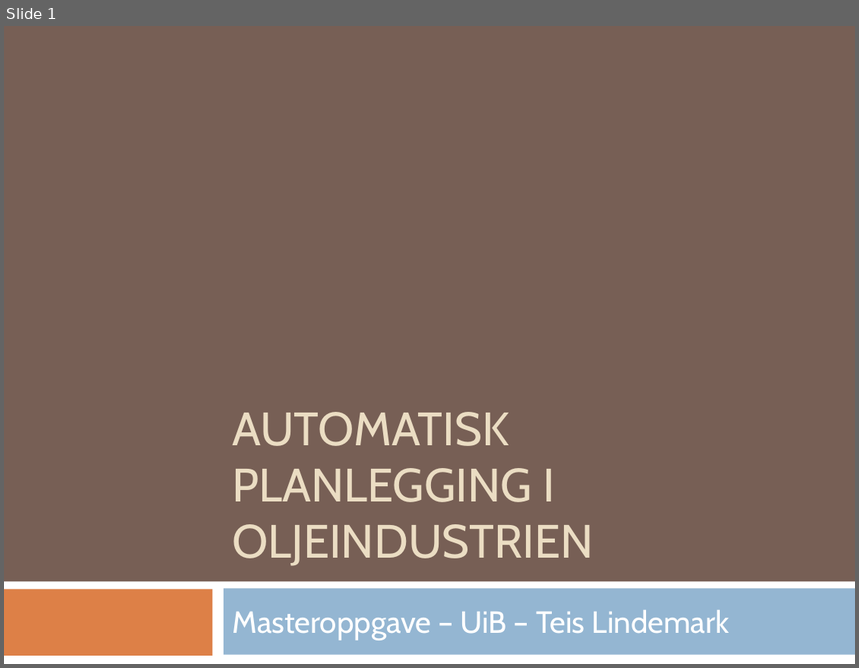
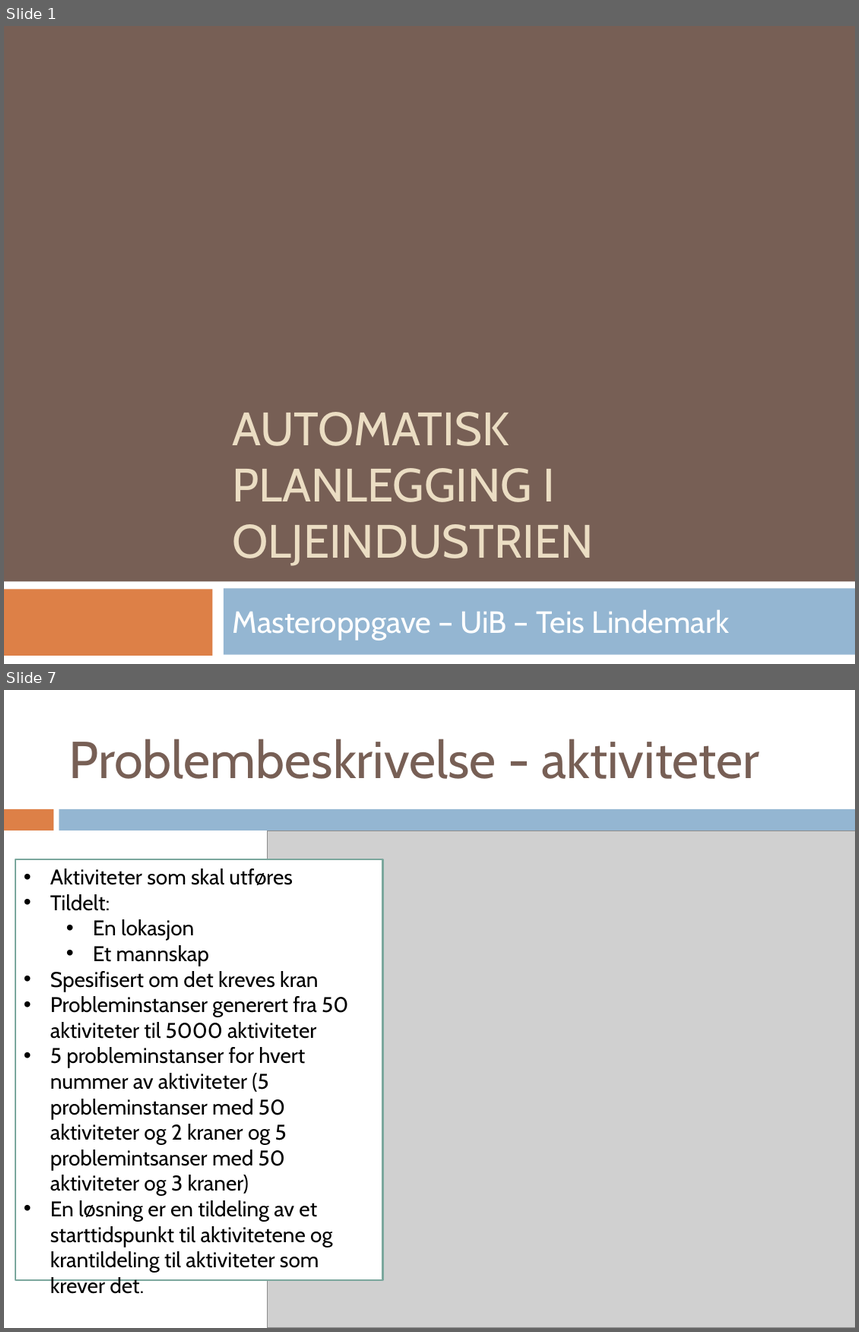
Before and after one commit to teilin/M.sc-UiB, a slide deck: Presentasjon/msc_presentasjon.pptx. Shown one above the other, each under a label of ours: slide 1 before the commit, slides 1 and 7 after it; the slides between them are not shown. The pictures are 859x668 and 859x1332 pixels, drawn with LibreOffice and Linux fonts; fonts in the diff are those of the drawing; grey boxes stand for pictures. Boxes give left, top, right and bottom in pixels: in the first picture for what was removed or moved away, otherwise in the second. Text is boxed around its words. In the diff, an @@ line names an element or a change of style, - is before the commit and + after.

```diff
--- a/Presentasjon/msc_presentasjon.pptx
+++ b/Presentasjon/msc_presentasjon.pptx
@@ slide 7 added at <box>4,690,855,1328</box>, background #FFFFFF @@
@@ title added at <box>69,739,760,779</box>, 44 pt, text #775F55 @@
+Problembeskrivelse - aktiviteter
@@ rectangle added at <box>4,809,53,831</box>, fill #DD8047 @@
@@ rectangle added at <box>59,809,855,831</box>, fill #94B6D2 @@
@@ picture added at <box>268,831,855,1328</box> @@
@@ rectangle added at <box>15,859,382,1281</box>, fill #FFFFFF, outline #7BA79D 1.5 pt, 18 pt, text #000000 @@
+• Aktiviteter som skal utføres
+• Tildelt:
+  • En lokasjon
+  • Et mannskap
+• Spesifisert om det kreves kran
+• Probleminstanser generert fra 50 aktiviteter til 5000 aktiviteter
+• 5 probleminstanser for hvert nummer av aktiviteter (5 probleminstanser med 50 aktiviteter og 2 kraner og 5 problemintsanser med 50 aktiviteter og 3 kraner)
+• En løsning er en tildeling av et starttidspunkt til aktivitetene og krantildeling til aktiviteter som krever det.
```
Also in this commit, not shown: 1 slide changed, 28 other slides added, 9 slides removed, 35 other files.
